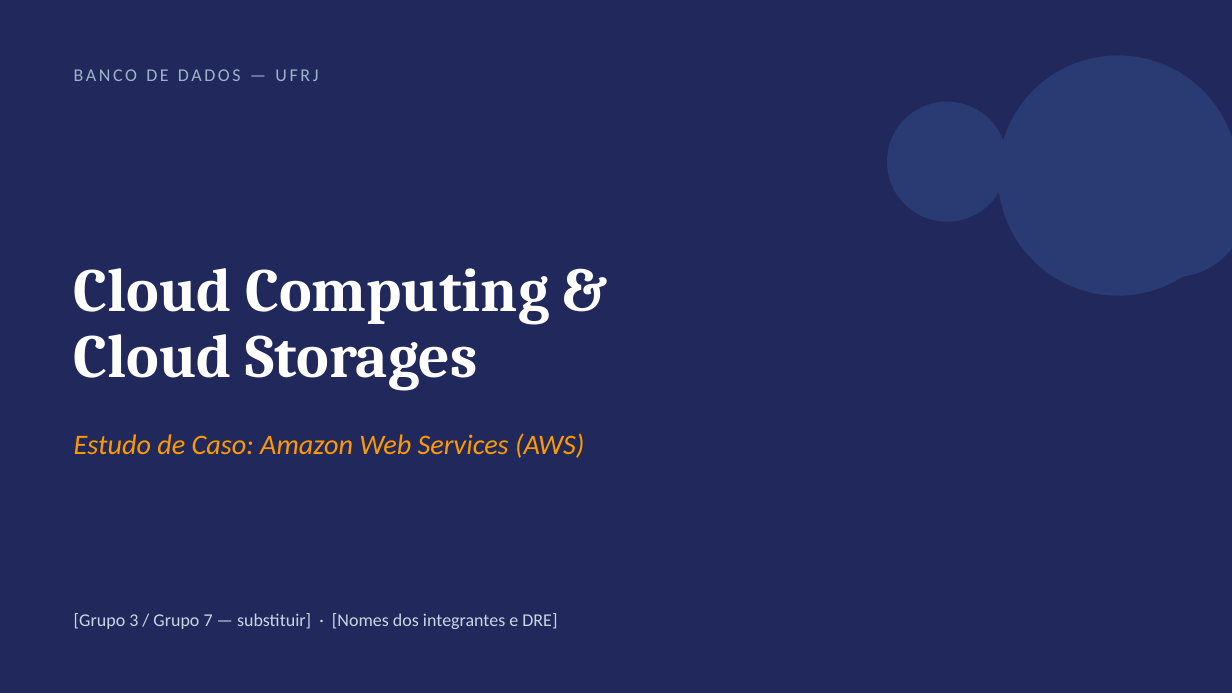
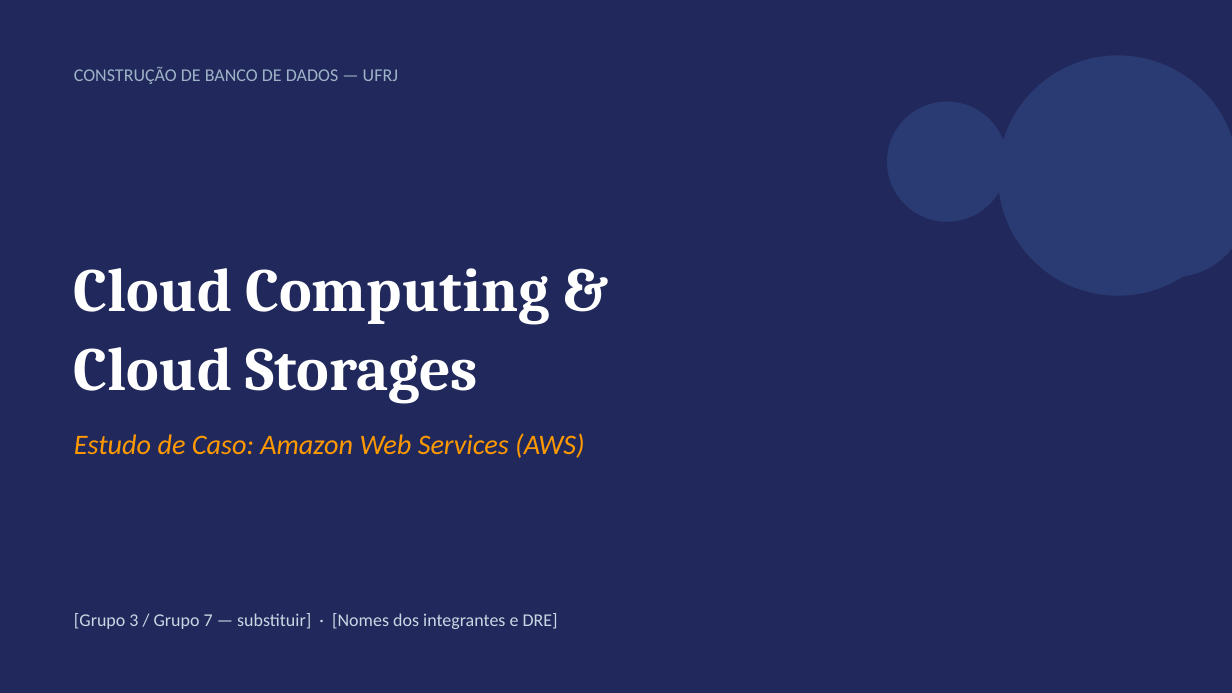
Before and after one commit to guilherme-hu/Trabalho-CBD, a slide deck: slide 1 of Cloud Computing & Cloud Storages/Cloud_Computing_AWS_Slides.pptx. Drawn at 1232x693 pixels with LibreOffice and Linux fonts; fonts in the diff are those of the drawing. Boxes give left, top, right and bottom in pixels: in the first picture for what was removed or moved away, otherwise in the second. Text is boxed around its words. In the diff, an @@ line names an element or a change of style, - is before the commit and + after.

Commit message:
Cloud .pptx - separado em mais slides S3,EC2,EBS,DB/DW

```diff
--- a/Cloud Computing & Cloud Storages/Cloud_Computing_AWS_Slides.pptx
+++ b/Cloud Computing & Cloud Storages/Cloud_Computing_AWS_Slides.pptx
@@ text at (74, 67, 398, 84): text changed @@
-BANCO DE DADOS — UFRJ
+CONSTRUÇÃO DE BANCO DE DADOS — UFRJ
@@ text "Cloud Computing &" at (74, 268, 550, 404): line spacing 52pt to 1.08 @@
```
Also in this commit, not shown: 7 other slides changed, 4 slides added, 2 slides removed.
